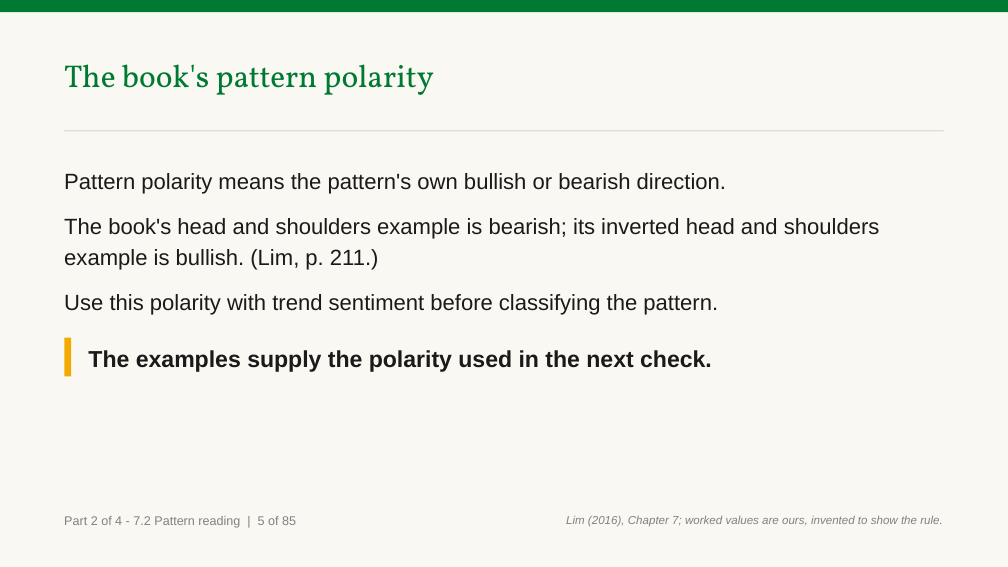
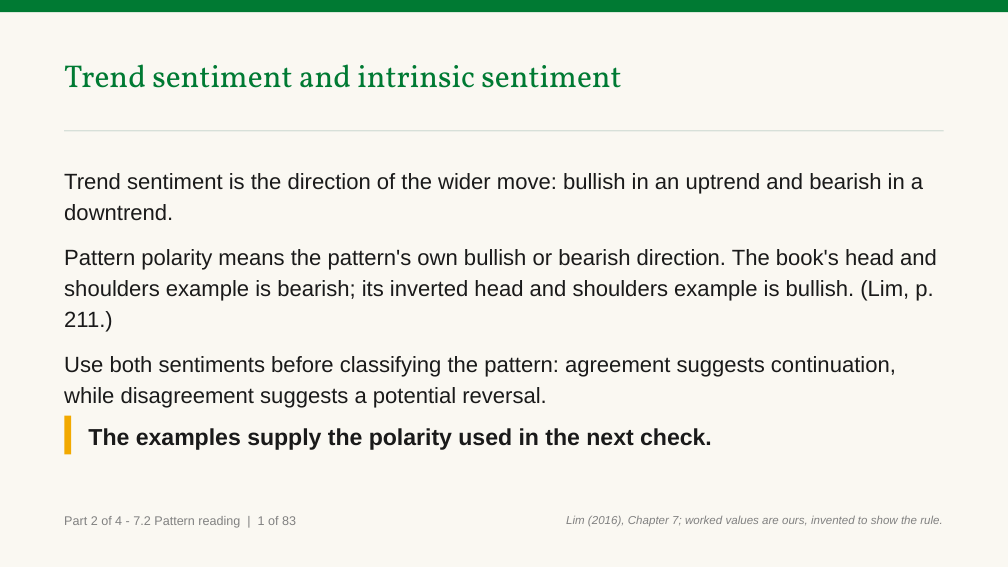
Before and after one commit to benjiesotelo-sudo/Telos_FIN1209, a slide deck: slide 16 of chapter-07/FIN1209-Chapter-07.pptx (slide 20 before the commit). Drawn at 1008x567 pixels with LibreOffice and Linux fonts; fonts in the diff are those of the drawing. Boxes give left, top, right and bottom in pixels: in the first picture for what was removed or moved away, otherwise in the second. Text is boxed around its words. In the diff, an @@ line names an element or a change of style, - is before the commit and + after.

Commit message:
fix(ch7): close Part 2 reader findings

```diff
--- a/chapter-07/FIN1209-Chapter-07.pptx
+++ b/chapter-07/FIN1209-Chapter-07.pptx
@@ text at box(64, 64, 621, 88): text changed @@
-The book's pattern polarity
+Trend sentiment and intrinsic sentiment
@@ text at box(64, 173, 937, 408): text changed @@
-Pattern polarity means the pattern's own bullish or bearish direction.
-The book's head and shoulders example is bearish; its inverted head and shoulders example is bullish. (Lim, p. 211.)
-Use this polarity with trend sentiment before classifying the pattern.
+Trend sentiment is the direction of the wider move: bullish in an uptrend and bearish in a downtrend.
+Pattern polarity means the pattern's own bullish or bearish direction. The book's head and shoulders example is bearish; its inverted head and shoulders example is bullish. (Lim, p. 211.)
+Use both sentiments before classifying the pattern: agreement suggests continuation, while disagreement suggests a potential reversal.
@@ rectangle: place and size @@
-rectangle at box(64, 338, 71, 377)
+rectangle at box(64, 416, 71, 454)
@@ text "The examples supply the polarity ...": place and size @@
-text "The examples supply the polarity ..." at box(88, 350, 712, 372)
+text "The examples supply the polarity ..." at box(88, 428, 712, 450)
@@ text at box(64, 516, 296, 528): text changed @@
-Part 2 of 4 - 7.2 Pattern reading | 5 of 85
+Part 2 of 4 - 7.2 Pattern reading | 1 of 83
```
Also in this commit, not shown: 91 other slides changed, 1 slide added, 3 slides removed, 2 other files.
